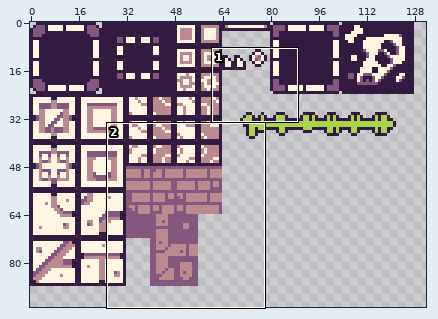
Sprite sheet -- Assets/Sprites/Tiles.png. Above: a wide view before the commit, with the close-up outlined.
Close-up. Before the commit:
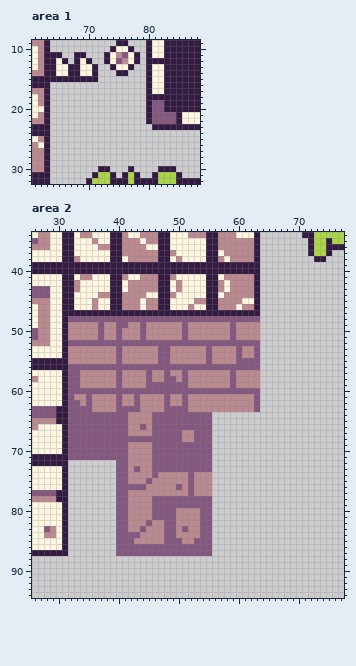
The file is 256x256 pixels. Shown: area 1: x 61..88, y 9..32; area 2: x 26..77, y 34..94. The wide view leaves out empty margins.
Once edited:
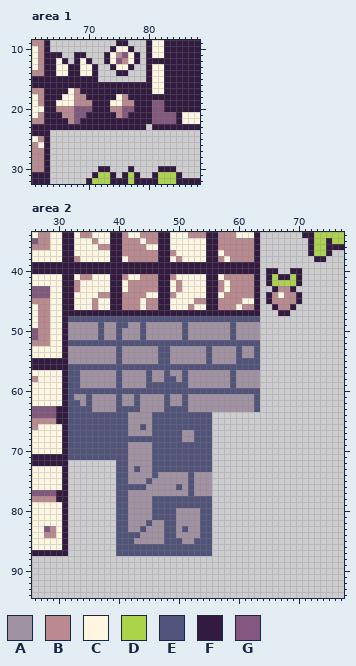
Palette (. is transparent): A #a192a3  B #bb8a91  C #fff6e2  D #acd44b  E #50537b  F #331a41  G #84577e
What changed:
--- area 1
@@ x 61..88 @@
 15 FFFFFFFFFFF........FCCFFFFFF
-16 FFF................FCCFFFFFF
-17 BBF................FCCFFFFFF
-18 CBF................FFFFFFFFF
-19 CBF................FGGFFFFFF
-20 CCF................FGGFFFFFF
-21 CBF................FGGGGFCCC
-22 BBF................FGGGGFCCC
-23 FFF.................FFFFFFFF
+16 FFFFFFFFFFFFFFFFFFFFCCFFFFFF
+17 BBFFFFCBFFFFFFFFFFFFCCFFFFFF
+18 CBFFFCCBBFFFFFCBFFFFFFFFFFFF
+19 CBFFCCCBBBFFFCCBBFFFGGFFFFFF
+20 CCFFBBBGGGFFFBBGGFFFGGFFFFFF
+21 CBFFFBBGGFFFFFBGFFFFGGGGFCCC
+22 BBFFFFBGFFFFFFFFFFFFGGGGFCCC
+23 FFFFFFFFFFFFFFFFFFF.FFFFFFFF
 24 FFF.........................
--- area 2
@@ x 26..77 @@
 39 FFFFFFFFFFFFFFFFFFFFFFFFFFFFFFFFFFFFFF..............
-40 FFFFFFFFFFFFFFFFFFFFFFFFFFFFFFFFFFFFFF..............
-41 CCCCCFFCBBCCCFFBCCBBBFFBCCCCCFFCBBBBBF..............
-42 CCCCCFFBCCCCCFFCBBBBBFFCBCCCCFFBCBBBBF..............
-43 GGGCCFFBCCCCCFFCBBBBBFFCBCCCCFFBCBBBBF..............
-44 GGGCCFFCCCCBBFFBBBBCCFFBCCCCCFFCBBBBBF..............
-45 BBBCCFFCCCBCCFFBBBCBBFFCCCCBBFFBBBBCCF..............
-46 CBBCCFFCCCBCCFFBBBCBBFFCCCBCCFFBBBCBBF..............
-47 CBBCCFFFFFFFFFFFFFFFFFFFFFFFFFFFFFFFFF..............
-48 CBBCCFGGGGGGGGGGGGGGGGGGGGGGGGGGGGGGGG..............
-49 CBBCCFBBBBBGBBGGBBGBBBBBBGBBBBBBBGBBBB..............
-50 GBBCCFBBBBBGBBGBBBGBBBBBBGBBBBBBBGBBBB..............
-51 GBBCCFBBBBBGBBGBBBGBBBBBBGBBBBBBBGBBBB..............
-52 BBBCCFGGGGGGGGGGGGGGGGGGGGGGGGGGGGGGGG..............
-53 CCCCCFBBBBBBBBGBBBBBBGGBBBBBBGBBBBGBBG..............
-54 CCCCCFBBBBBBBBGBBBBBBGGBBBBBBGBBBBGBBG..............
-55 FFFFFFBBBBBBBBGBBBBBBGGBBBBBBGBBBBGGGG..............
-56 FFFFFFGGGGGGGGGGGGGGGGGGGGGGGGGGGGGGGG..............
-57 CCCCCFGGBBBBBBGBBBBGBBGBBGBBBBBBBGBBBB..............
-58 BCCCCFGGBBBBBBGBBBBGBBGGBGBBBBBBBGBBBB..............
-59 CCCCCFGGBBBBBBGBBBBGGGGGGGBBBBBBBGBBBB..............
-60 CCCCCFGGGGGGGGGGGGGGGGGGGGGGGGGGGGGGGG..............
-61 CCCCCFGBBGBBBBGBBGBBBBGBBGBBBBBBBBBBBG..............
-62 CCCCCFGGBGBBBBGBBGBBBBGBBGBBBBBBBBBBBG..............
-63 GGGGFFGGGGBBBBGGGGBBBBGGGGBBBBBBBBBBBG..............
-64 GGGGFFGGGGGGGGGGBBBBGGGGGGGGGG......................
-65 BBBBFFGGGGGGGGGGBBBBGGGGGGGGGG......................
-66 BCCCCFGGGGGGGGGGBBGBGGGGGGGGGG......................
-67 CCCCCFGGGGGGGGGGBBBBGGGGGBBGGG......................
-68 CCCCCFGGGGGGGGGGGGGGGGGGGBBGGG......................
-69 CCCCCFGGGGGGGGGGBBBBGGGGGGGGGG......................
-70 CCCCCFGGGGGGGGGGBBBBGGGGGGGGGG......................
-71 FFFFFFGGGGGGGGGGBBBBGGGGGGGGGG......................
-72 FFFFFF........GGBBBBGGGGGGGGGG......................
-73 CCCCCF........GGBGBBGGGGGGGGGG......................
-74 CCCCCF........GGBBBBGBBBBBGBBB......................
-75 CCCCCF........GGBBBGBBBBBBGBBB......................
-76 CCCCCF........GGGGGBBBBBGBGBBB......................
-77 GGGGFF........GGBBBBBBBBBBGBBB......................
-78 BBBBFF........GGBBBBGGGGGGGGGG......................
-79 CCCCCF........GGBBBBGGGGGGGGGG......................
-80 CCCCCF........GGBBBBGGGGBBBBGG......................
-81 CCCCCF........GGBBBBGGGGBBBBGG......................
-82 CCCCCF........GGBBBGBBGGBBBBGG......................
-83 CCGBCF........GGBBGBBBGGBGBBGG......................
-84 CCBBCF........GGGGBBBBGGBBBBGG......................
-85 CCCCCF........GGGBBBBBGGGBBGGG......................
-86 CCCCCF........GGGGGGGGGGGGGGGG......................
-87 FFFFFF........GGGGGGGGGGGGGGGG......................
+40 FFFFFFFFFFFFFFFFFFFFFFFFFFFFFFFFFFFFFF.FF..FF.......
+41 CCCCCFFCBBCCCFFBCCBBBFFBCCCCCFFCBBBBBF.FDFFDF.......
+42 CCCCCFFBCCCCCFFCBBBBBFFCBCCCCFFBCBBBBF.FDDDDF.......
+43 GGGCCFFBCCCCCFFCBBBBBFFCBCCCCFFBCBBBBF..FBBF........
+44 GGGCCFFCCCCBBFFBBBBCCFFBCCCCCFFCBBBBBF.FBCBBF.......
+45 BBBCCFFCCCBCCFFBBBCBBFFCCCCBBFFBBBBCCF.FBBBBF.......
+46 CBBCCFFCCCBCCFFBBBCBBFFCCCBCCFFBBBCBBF..FBBF........
+47 CBBCCFFFFFFFFFFFFFFFFFFFFFFFFFFFFFFFFF...FF.........
+48 CBBCCFEEEEEEEEEEEEEEEEEEEEEEEEEEEEEEEE..............
+49 CBBCCFAAAAAEAAEEAAEAAAAAAEAAAAAAAEAAAA..............
+50 GBBCCFAAAAAEAAEAAAEAAAAAAEAAAAAAAEAAAA..............
+51 GBBCCFAAAAAEAAEAAAEAAAAAAEAAAAAAAEAAAA..............
+52 BBBCCFEEEEEEEEEEEEEEEEEEEEEEEEEEEEEEEE..............
+53 CCCCCFAAAAAAAAEAAAAAAEEAAAAAAEAAAAEAAE..............
+54 CCCCCFAAAAAAAAEAAAAAAEEAAAAAAEAAAAEAAE..............
+55 FFFFFFAAAAAAAAEAAAAAAEEAAAAAAEAAAAEEEE..............
+56 FFFFFFEEEEEEEEEEEEEEEEEEEEEEEEEEEEEEEE..............
+57 CCCCCFEEAAAAAAEAAAAEAAEAAEAAAAAAAEAAAA..............
+58 BCCCCFEEAAAAAAEAAAAEAAEEAEAAAAAAAEAAAA..............
+59 CCCCCFEEAAAAAAEAAAAEEEEEEEAAAAAAAEAAAA..............
+60 CCCCCFEEEEEEEEEEEEEEEEEEEEEEEEEEEEEEEE..............
+61 CCCCCFEAAEAAAAEAAEAAAAEAAEAAAAAAAAAAAE..............
+62 CCCCCFEEAEAAAAEAAEAAAAEAAEAAAAAAAAAAAE..............
+63 GGGGFFEEEEAAAAEEEEAAAAEEEEAAAAAAAAAAAE..............
+64 GGGGFFEEEEEEEEEEAAAAEEEEEEEEEE......................
+65 BBBBFFEEEEEEEEEEAAAAEEEEEEEEEE......................
+66 BCCCCFEEEEEEEEEEAAEAEEEEEEEEEE......................
+67 CCCCCFEEEEEEEEEEAAAAEEEEEAAEEE......................
+68 CCCCCFEEEEEEEEEEEEEEEEEEEAAEEE......................
+69 CCCCCFEEEEEEEEEEAAAAEEEEEEEEEE......................
+70 CCCCCFEEEEEEEEEEAAAAEEEEEEEEEE......................
+71 FFFFFFEEEEEEEEEEAAAAEEEEEEEEEE......................
+72 FFFFFF........EEAAAAEEEEEEEEEE......................
+73 CCCCCF........EEAEAAEEEEEEEEEE......................
+74 CCCCCF........EEAAAAEAAAAAEAAA......................
+75 CCCCCF........EEAAAEAAAAAAEAAA......................
+76 CCCCCF........EEEEEAAAAAEAEAAA......................
+77 GGGGFF........EEAAAAAAAAAAEAAA......................
+78 BBBBFF........EEAAAAEEEEEEEEEE......................
+79 CCCCCF........EEAAAAEEEEEEEEEE......................
+80 CCCCCF........EEAAAAEEEEAAAAEE......................
+81 CCCCCF........EEAAAAEEEEAAAAEE......................
+82 CCCCCF........EEAAAEAAEEAAAAEE......................
+83 CCGBCF........EEAAEAAAEEAEAAEE......................
+84 CCBBCF........EEEEAAAAEEAAAAEE......................
+85 CCCCCF........EEEAAAAAEEEAAEEE......................
+86 CCCCCF........EEEEEEEEEEEEEEEE......................
+87 FFFFFF........EEEEEEEEEEEEEEEE......................
 88 ....................................................
Where, in picture pixels (left, top, right, bottom), the same in both close-ups:
added: (50, 82, 146, 130)
changed: (68, 268, 302, 556)
